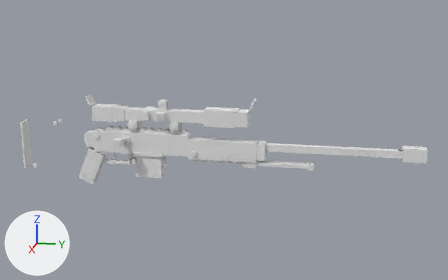
Renders of the OBJ model src/main/resources/assets/mareeletrica/models/block/armory21_sniper_claude_view.obj from each side of a commit.
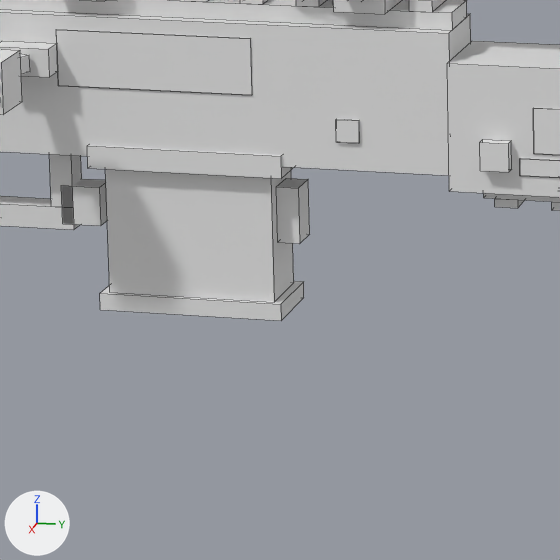
There are two pictures of each version: one whole from a 50 mm camera at (7.477, 2.213, 2.345) aimed at (0.534, 0.825, 0.609), one close up on the part from 27% to 45% of the width and 47% to 76% of the height. Arrows for +X, +Y and +Z are at lower left; the lights stay in place. The first two pictures are the older version. The close-ups show mesh edges as thin lines. Where no turn or scale is listed for an object, it has been applied to the vertices. Vertices at exactly the same position are counted once.

Names of what the first close-up shows: 'armory21_sniper_claude_view'.
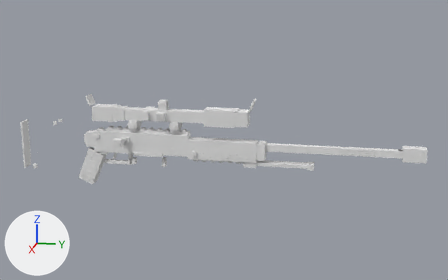
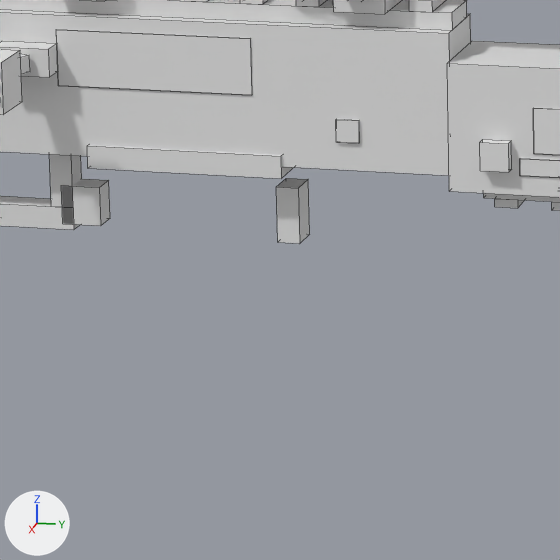
What the commit changed:
me_armory21_sniper_claude_view is used by ob_armory21_sniper_claude_view; location (0.0, 0.0, 0.0).
me_armory21_sniper_claude_view had 1138 vertices, 840 faces and spanned x 0.34..0.82, y -1.74..3.11, z -0.03..1.09.
me_armory21_sniper_claude_view now has 1122 vertices, 828 faces and spans x 0.34..0.82, y -1.74..3.11, z -0.03..1.09.
me_armory21_sniper_claude_view part 1: the loose piece of 8 vertices spanning x 0.43..0.57, y -0.26..0.07, z 0.11..0.14 is deleted.
me_armory21_sniper_claude_view part 2: the loose piece of 8 vertices spanning x 0.44..0.56, y -0.25..0.06, z 0.14..0.39 is deleted.

Boxes (x1, y1, x2, y2) around the edits, measured in the close-ups (560 x 560 px):
'armory21_sniper_claude_view', reshaped: before (0, 0, 560, 321); after (0, 0, 560, 244)
part 1 of me_armory21_sniper_claude_view, deleted: before (100, 281, 304, 321)
part 2 of me_armory21_sniper_claude_view, deleted: before (106, 169, 294, 302)
